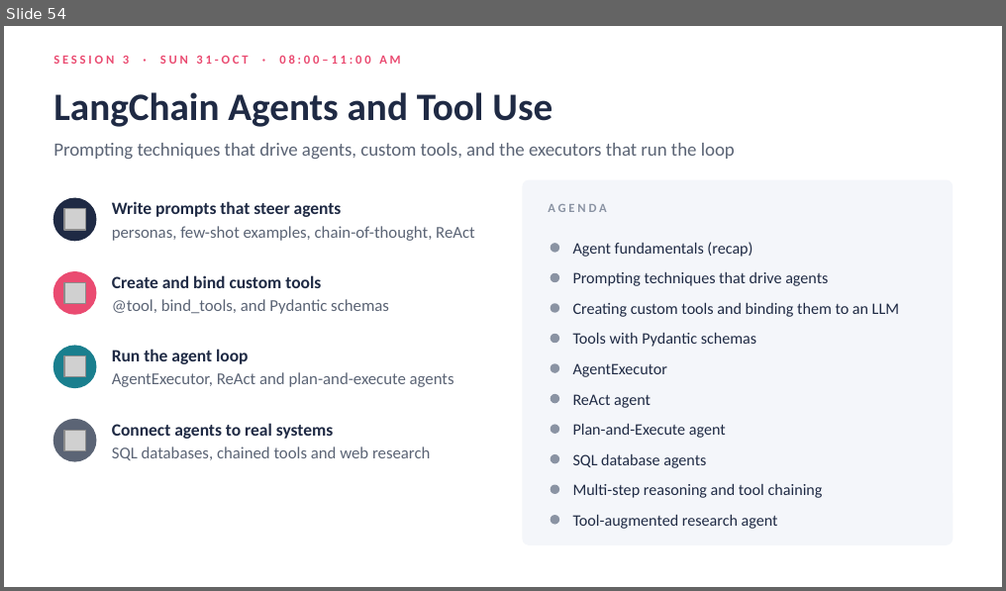
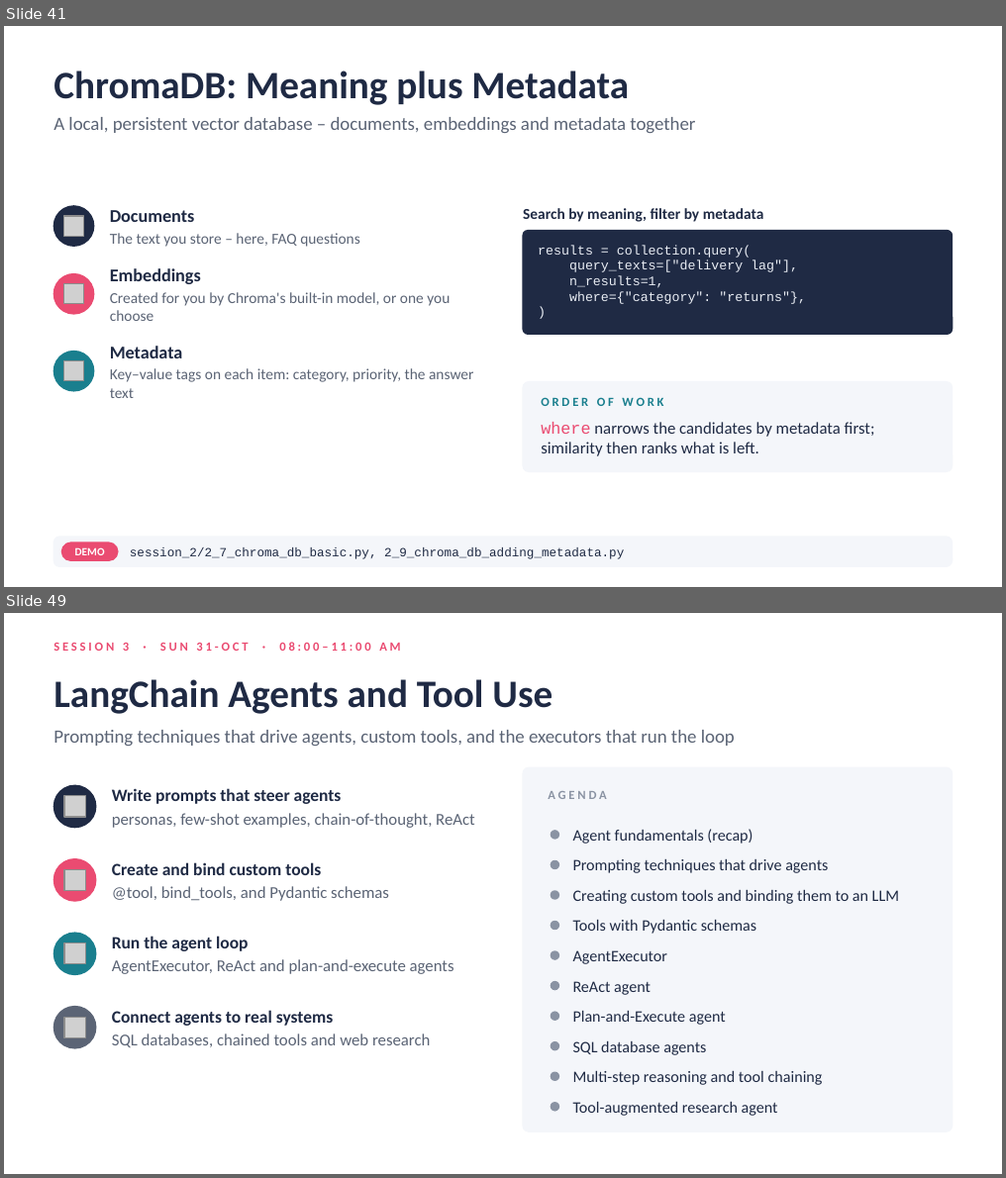
Before and after one commit to atulkahatecdac/agenticai, a slide deck: 16_PGP-Agentic/PGP_Agentic_AI.pptx. Shown one above the other, each under a label of ours: slide 54 before the commit, slides 41 and 49 after it; the slides between them are not shown. The pictures are 1006x591 and 1006x1178 pixels, drawn with LibreOffice and Linux fonts; fonts in the diff are those of the drawing; grey boxes stand for pictures. Boxes give left, top, right and bottom in pixels: in the first picture for what was removed or moved away, otherwise in the second. Text is boxed around its words. In the diff, an @@ line names an element or a change of style, - is before the commit and + after.

```diff
--- a/16_PGP-Agentic/PGP_Agentic_AI.pptx
+++ b/16_PGP-Agentic/PGP_Agentic_AI.pptx
@@ slide 41 added at box(4, 26, 1002, 587), background #FFFFFF @@
@@ title added at box(54, 71, 629, 105), 28 pt, text #1F2A44, bold @@
+ChromaDB: Meaning plus Metadata
@@ text added at box(54, 117, 695, 133), 13.5 pt, text #5B6475 @@
+A local, persistent vector database – documents, embeddings and metadata together
@@ ellipse added at box(54, 205, 94, 246), fill #1F2A44, outline #1F2A44 1 pt @@
@@ picture added at box(63, 217, 84, 237) @@
@@ text added at box(110, 210, 360, 247), 11 pt, text #5B6475 @@
+Documents
+The text you store – here, FAQ questions
@@ text added at box(523, 208, 764, 222), 11 pt, text #1F2A44, bold @@
+Search by meaning, filter by metadata
@@ rounded rectangle added at box(523, 231, 952, 334), fill #1F2A44, outline #1F2A44 1 pt @@
@@ text added at box(538, 245, 806, 304), 9.5 pt, text #E8ECF3 @@
+results = collection.query(
+query_texts=["delivery lag"],
+n_results=1,
+where={"category": "returns"},
+)
@@ ellipse added at box(54, 274, 94, 314), fill #EA4B71, outline #EA4B71 1 pt @@
@@ picture added at box(63, 284, 84, 304) @@
@@ text added at box(110, 269, 450, 321), 11 pt, text #5B6475 @@
+Embeddings
+Created for you by Chroma's built-in model, or one you choose
@@ ellipse added at box(54, 352, 94, 391), fill #1A7F8E, outline #1A7F8E 1 pt @@
@@ text added at box(110, 346, 473, 398), 11 pt, text #5B6475 @@
+Metadata
+Key–value tags on each item: category, priority, the answer text
@@ picture added at box(63, 362, 84, 381) @@
@@ rounded rectangle added at box(523, 382, 952, 472), fill #F4F6FA, outline #F4F6FA 1 pt @@
@@ text added at box(541, 397, 663, 406), 9 pt, text #1A7F8E, bold @@
+ORDER OF WORK
@@ text added at box(541, 422, 875, 457), 12 pt, text #1F2A44 @@
+where narrows the candidates by metadata first; similarity then ranks what is left.
@@ rounded rectangle added at box(54, 537, 952, 567), fill #F4F6FA, outline #F4F6FA 1 pt @@
@@ rounded rectangle added at box(61, 543, 118, 561), fill #EA4B71, outline #EA4B71 1 pt @@
@@ text added at box(75, 548, 105, 556), 8 pt, text #FFFFFF, bold @@
+DEMO
@@ text added at box(130, 548, 624, 560), 9 pt, text #1F2A44 @@
+session_2/2_7_chroma_db_basic.py, 2_9_chroma_db_adding_metadata.py
@@ what was slide 54 is now slide 49 @@
```
Also in this commit, not shown: 16 slides changed, 1 other slide added, 7 slides removed, 27 other files.
